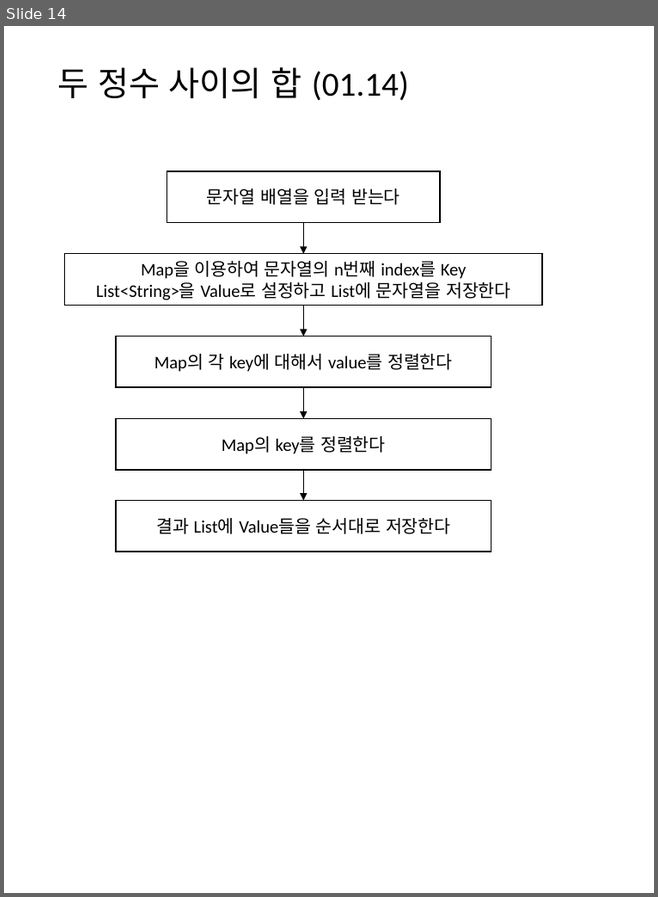
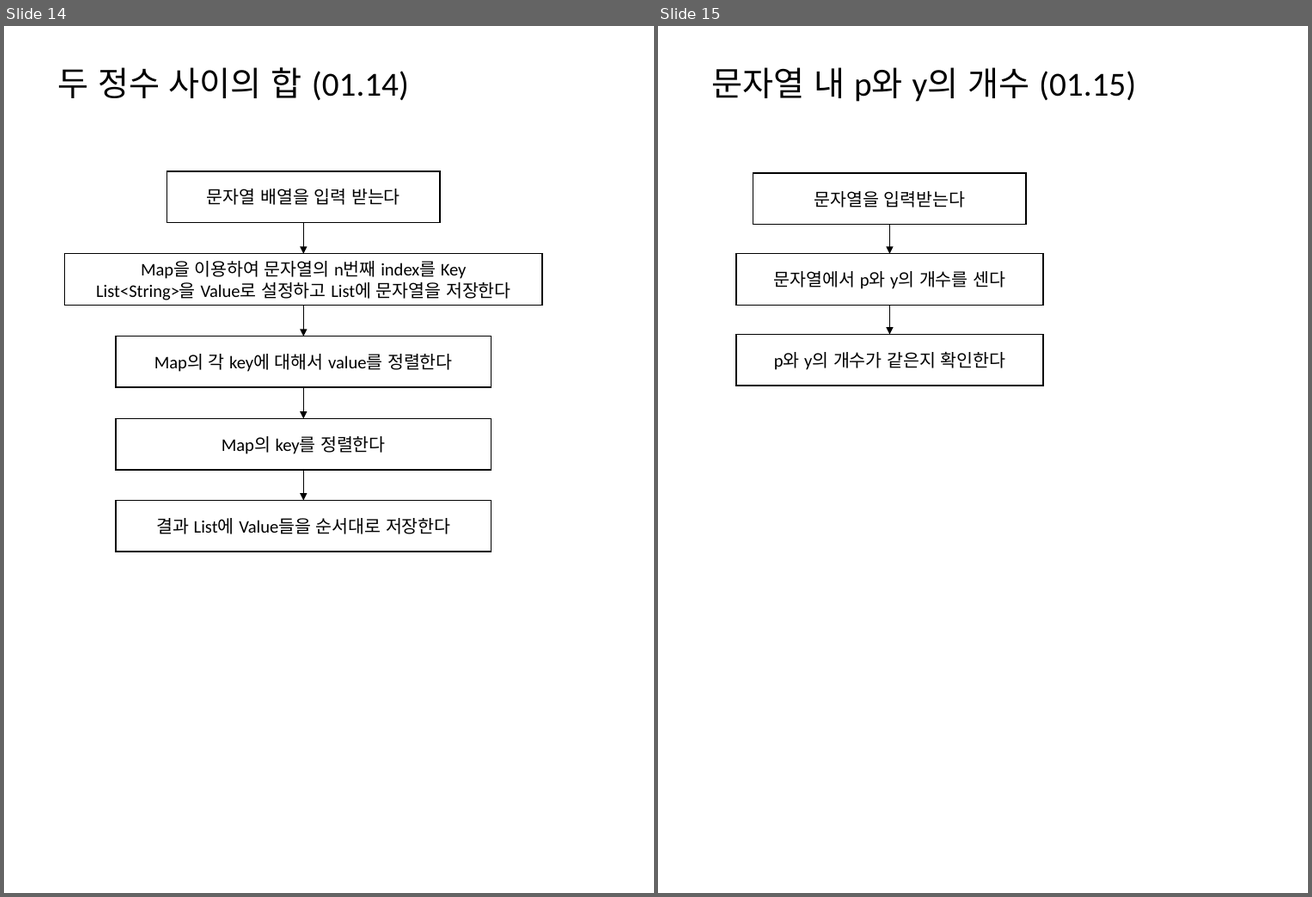
Before and after one commit to mornings9047/Algorithms_Programmers, a slide deck: 알고리즘_프로그래머스_Level01_순서도.pptx. Shown side by side, each under a label of ours: slide 14 before the commit, slides 14 and 15 after it. The pictures are 658x897 and 1312x897 pixels, drawn with LibreOffice and Linux fonts; fonts in the diff are those of the drawing. Boxes give left, top, right and bottom in pixels: in the first picture for what was removed or moved away, otherwise in the second. Text is boxed around its words. In the diff, an @@ line names an element or a change of style, - is before the commit and + after.

Commit message:
문자열 내 p와 y의 개수

```diff
--- a/알고리즘_프로그래머스_Level01_순서도.pptx
+++ b/알고리즘_프로그래머스_Level01_순서도.pptx
@@ slide 15 added at box(658, 26, 1308, 893), background #FFFFFF @@
@@ title added at box(711, 67, 1136, 102), 28 pt, text #000000 @@
+문자열 내 p와 y의 개수 (01.15)
@@ rectangle added at box(753, 173, 1026, 225), outline #000000 1 pt, 14.7 pt, text #000000 @@
+문자열을 입력받는다
@@ arrow added from (889, 225) to (889, 254), #000000 0.5 pt @@
@@ rectangle added at box(736, 254, 1043, 306), outline #000000 1 pt, 14.7 pt, text #000000 @@
+문자열에서 p와 y의 개수를 센다
@@ arrow added from (889, 306) to (889, 335), #000000 0.5 pt @@
@@ rectangle added at box(736, 335, 1043, 385), outline #000000 1 pt, 14.7 pt, text #000000 @@
+p와 y의 개수가 같은지 확인한다
```
Also in this commit, not shown: 2 other files.
